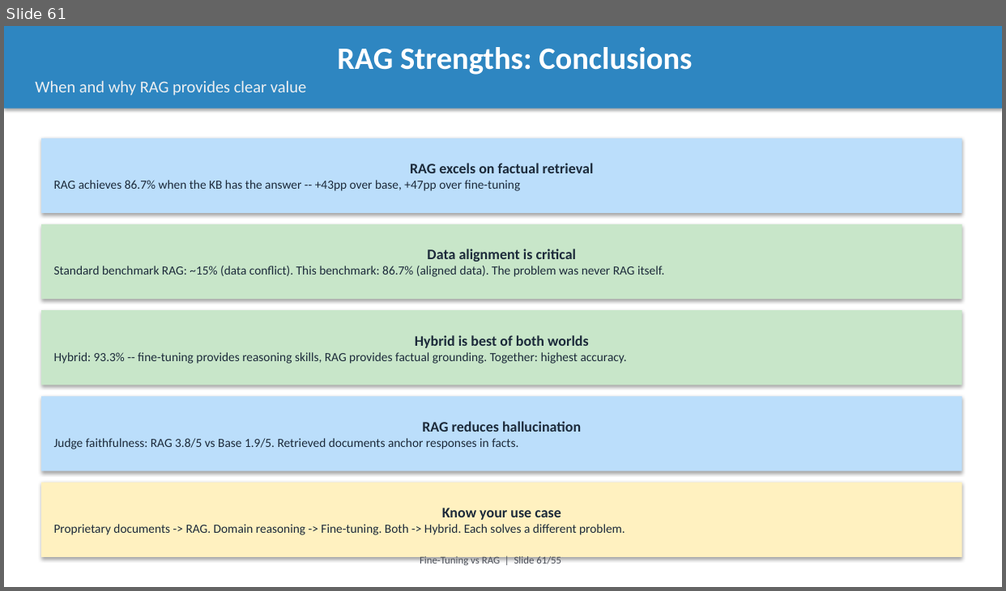
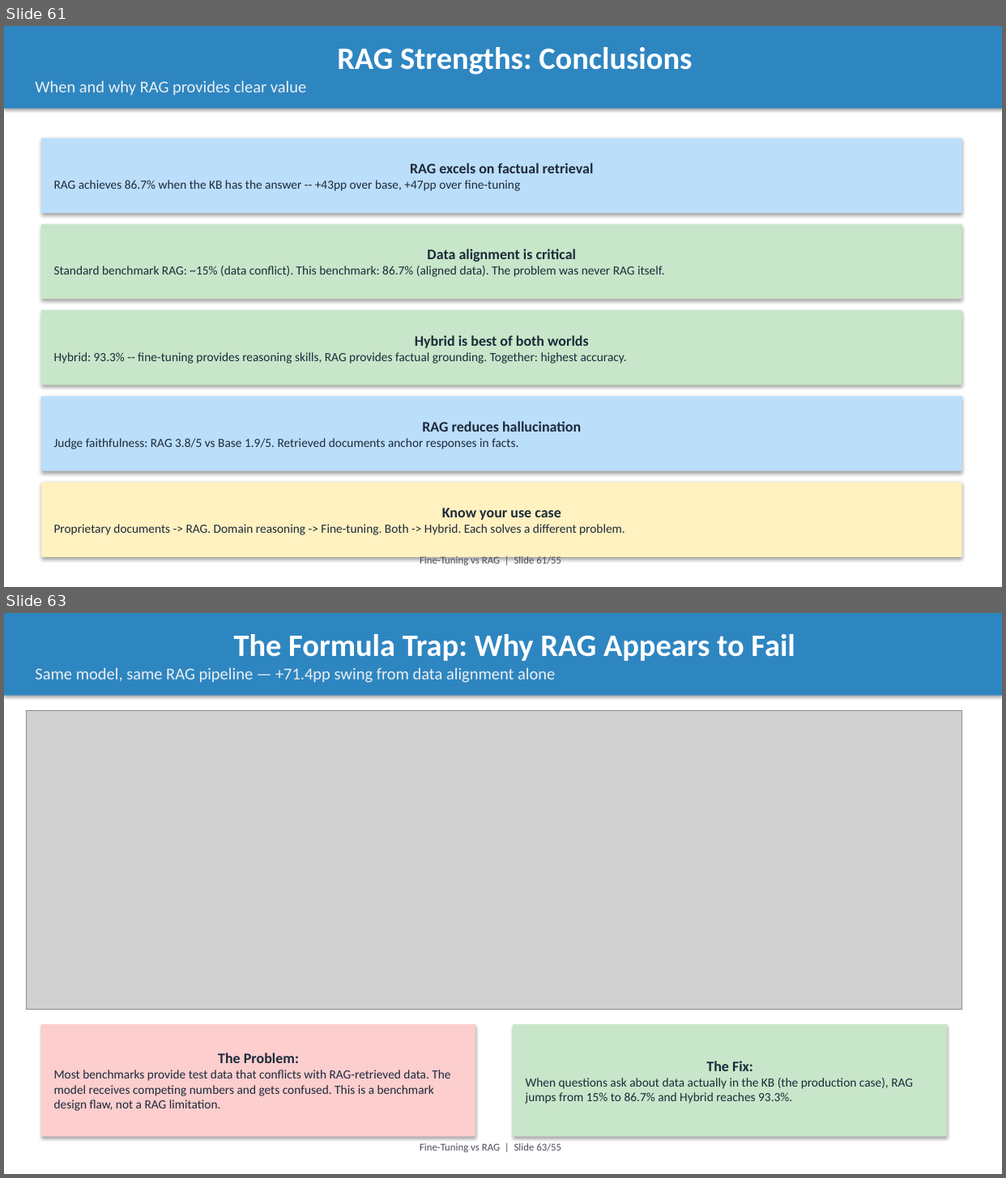
Before and after one commit to intelliswarm-ai/finetune-vs-rag, a slide deck: presentation.pptx. Shown one above the other, each under a label of ours: slide 61 before the commit, slides 61 and 63 after it; the slides between them are not shown. The pictures are 1006x591 and 1006x1178 pixels, drawn with LibreOffice and Linux fonts; fonts in the diff are those of the drawing; grey boxes stand for pictures. Boxes give left, top, right and bottom in pixels: in the first picture for what was removed or moved away, otherwise in the second. Text is boxed around its words. In the diff, an @@ line names an element or a change of style, - is before the commit and + after.

```diff
--- a/presentation.pptx
+++ b/presentation.pptx
@@ slide 63 added at (4, 613, 1002, 1174), background #FFFFFF @@
@@ rectangle added at (4, 613, 1002, 696), fill #2E86C1, 16 pt, text #ECEFF1 @@
+The Formula Trap: Why RAG Appears to Fail
+Same model, same RAG pipeline — +71.4pp swing from data alignment alone
@@ picture added at (27, 710, 962, 1010) @@
@@ rectangle added at (41, 1024, 475, 1137), fill #FCCECE, 12 pt, text #1C2A3A @@
+The Problem:
+Most benchmarks provide test data that conflicts with RAG-retrieved data. The model receives competing numbers and gets confused. This is a benchmark design flaw, not a RAG limitation.
@@ rectangle added at (513, 1024, 948, 1137), fill #C8E6C9, 12 pt, text #1C2A3A @@
+The Fix:
+When questions ask about data actually in the KB (the production case), RAG jumps from 15% to 86.7% and Hybrid reaches 93.3%.
@@ text added at (420, 1144, 561, 1152), 10 pt, text #4A4E57 @@
+Fine-Tuning vs RAG | Slide 63/55
```
Also in this commit, not shown: 7 other slides added, 13 other files.
